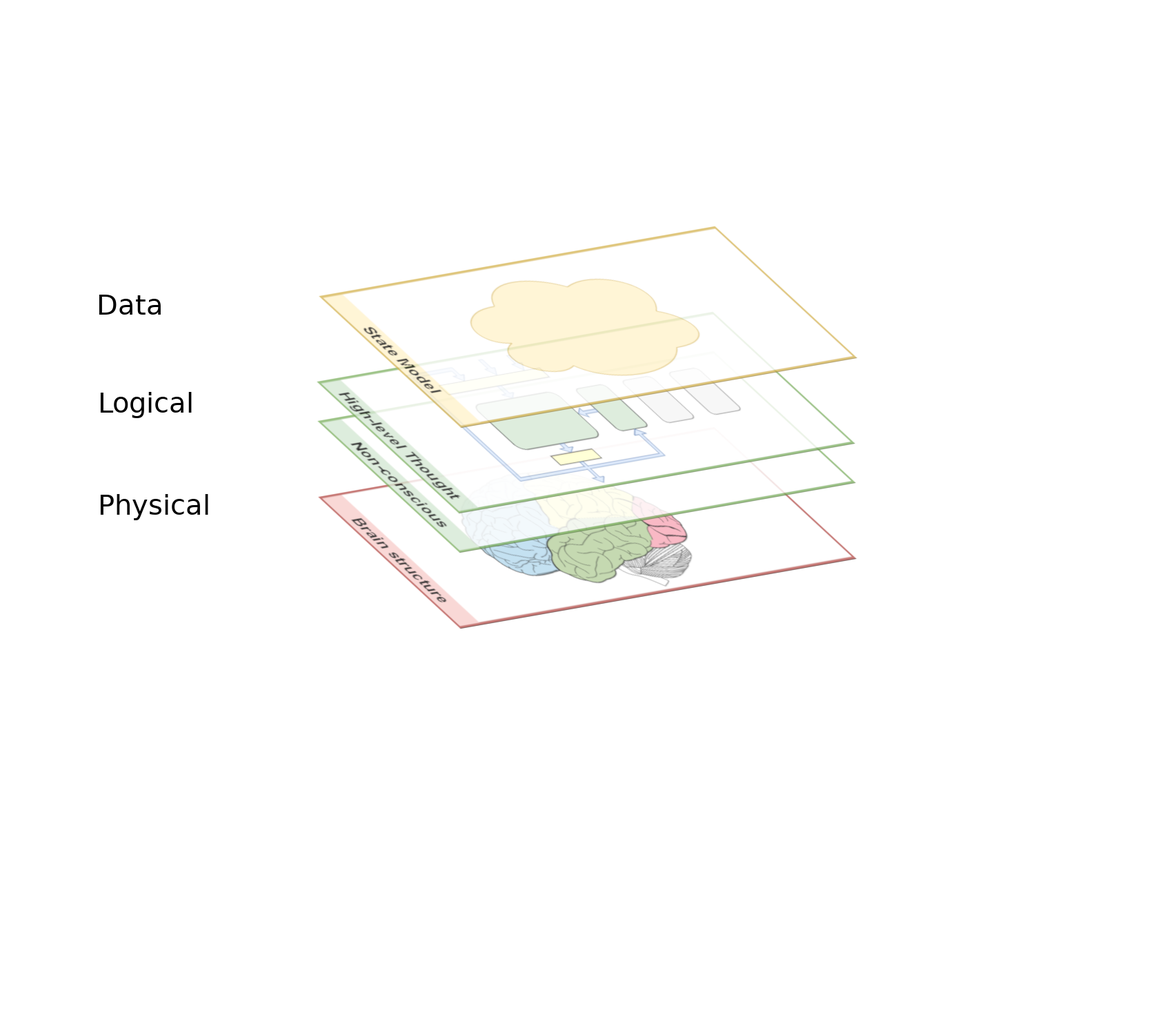
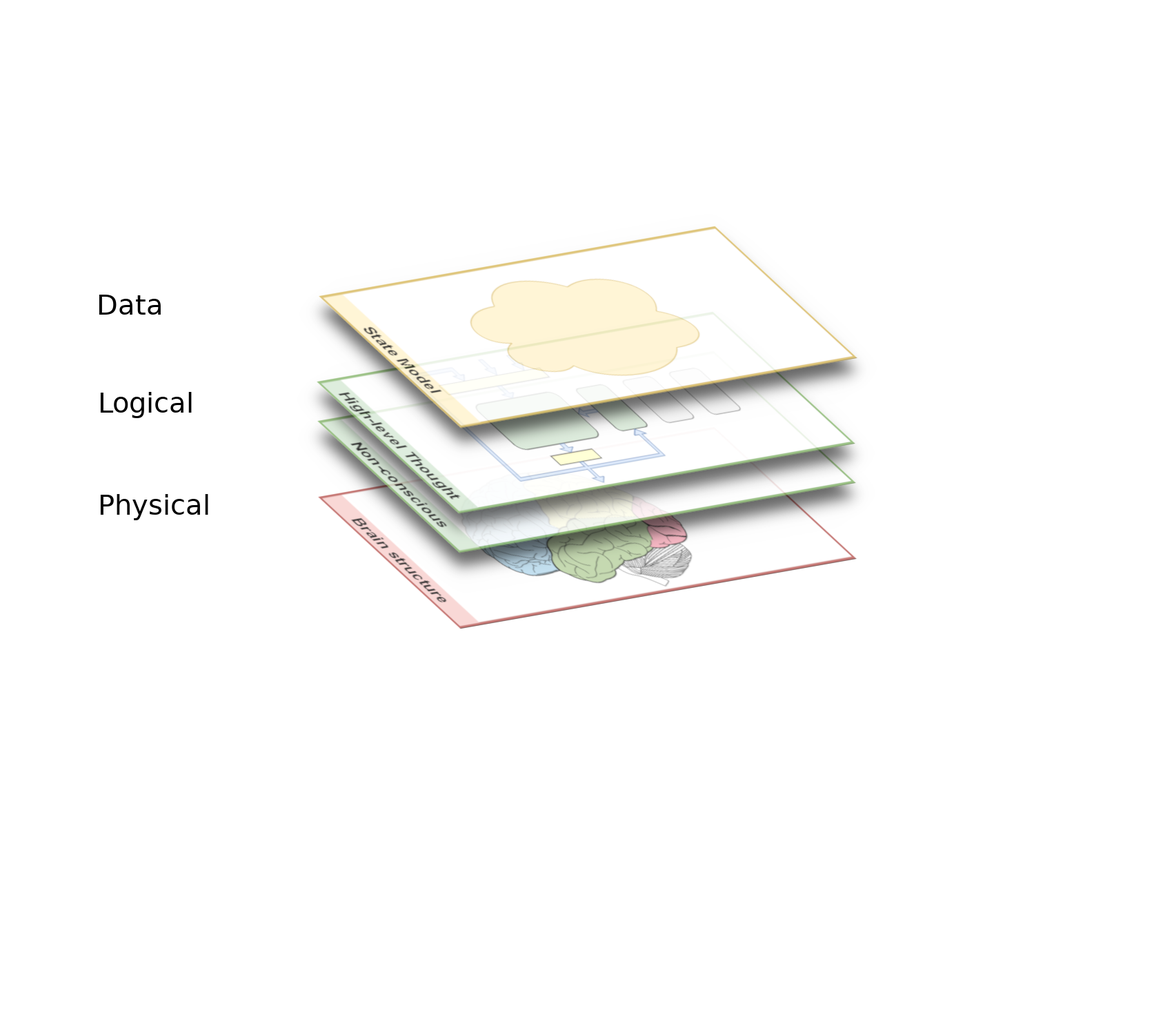
Layers edited between the first and the second (1174, 1035) image:
painted on "data" over [307, 226, 868, 468]
painted on "high-order" over [307, 299, 868, 554]
painted on "non-consc" over [307, 338, 868, 581]
hid "Background #1" over [307, 226, 868, 581]
